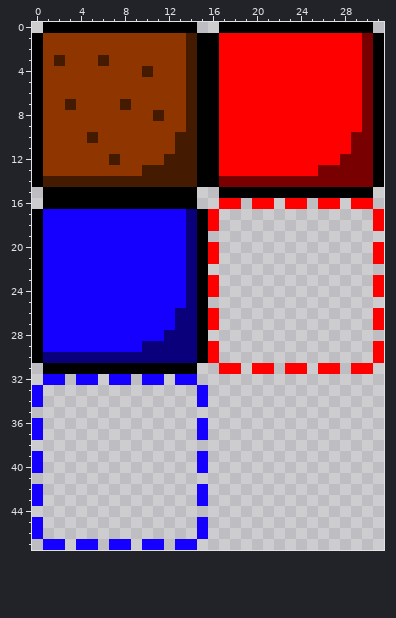
Pixel-art sprite -- Assets/Tileset.png. The first picture shows the starting point.
The file is 32x48 pixels.
After the commit:
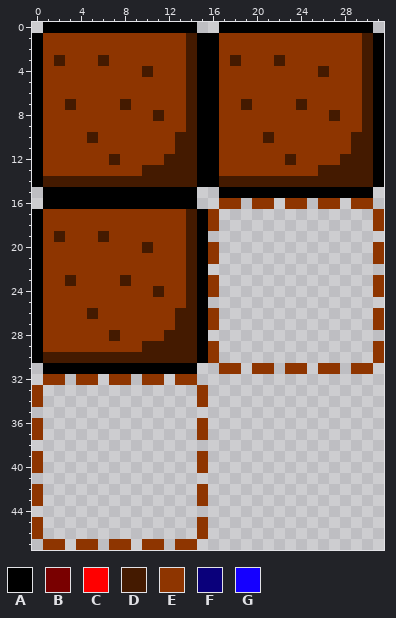
Palette (. is transparent): A #000000  B #790000  C #ff0000  D #441a00  E #8e3500  F #0a007b  G #1500ff
From the commit log: tristan said to make the ground one color so okay
Change:
The edit turns colour B into colour D in rows 1 to 9 at x 30; in rows 10 to 11 at x 29 to 30; in row 12 at x 28 to 30; in row 13 at x 26 to 30; in row 14 at x 17 to 30.
The edit turns colour C into colour D in row 3 at x 18 and 22; in row 4 at x 26; in row 7 at x 19 and 24; in row 8 at x 27; in row 10 at x 21; in row 12 at x 23.
The edit turns colour F into colour D in rows 17 to 25 at x 14; in rows 26 to 27 at x 13 to 14; in row 28 at x 12 to 14; in row 29 at x 10 to 14; in row 30 at x 1 to 14.
The edit turns colour G into colour D in row 19 at x 2 and 6; in row 20 at x 10; in row 23 at x 3 and 8; in row 24 at x 11; in row 26 at x 5; in row 28 at x 7.
The edit turns colour C into colour E in rows 1 to 2 at x 17 to 29; in row 3 at x 17, 19 to 21 and 23 to 29; in row 4 at x 17 to 25 and 27 to 29; in rows 5 to 6 at x 17 to 29; in row 7 at x 17 to 18, 20 to 23 and 25 to 29; in row 8 at x 17 to 26 and 28 to 29.
The edit turns colour C into colour E in row 9 at x 17 to 29; in row 10 at x 17 to 20 and 22 to 28; in row 11 at x 17 to 28; in row 12 at x 17 to 22 and 24 to 27; in row 13 at x 17 to 25; in row 16 at x 17 to 18, 20 to 21, 23 to 24, 26 to 27 and 29 to 30.
The edit turns colour C into colour E in rows 17 to 18 at x 16 and 31; in rows 20 to 21 at x 16 and 31; in rows 23 to 24 at x 16 and 31; in rows 26 to 27 at x 16 and 31; in rows 29 to 30 at x 16 and 31; in row 31 at x 17 to 18, 20 to 21, 23 to 24, 26 to 27 and 29 to 30.
The edit turns colour G into colour E in rows 17 to 18 at x 1 to 13; in row 19 at x 1, 3 to 5 and 7 to 13; in row 20 at x 1 to 9 and 11 to 13; in rows 21 to 22 at x 1 to 13; in row 23 at x 1 to 2, 4 to 7 and 9 to 13; in row 24 at x 1 to 10 and 12 to 13.
The edit turns colour G into colour E in row 25 at x 1 to 13; in row 26 at x 1 to 4 and 6 to 12; in row 27 at x 1 to 12; in row 28 at x 1 to 6 and 8 to 11; in row 29 at x 1 to 9; in row 32 at x 1 to 2, 4 to 5, 7 to 8, 10 to 11 and 13 to 14.
The edit turns colour G into colour E in rows 33 to 34 at x 0 and 15; in rows 36 to 37 at x 0 and 15; in rows 39 to 40 at x 0 and 15; in rows 42 to 43 at x 0 and 15; in rows 45 to 46 at x 0 and 15; in row 47 at x 1 to 2, 4 to 5, 7 to 8, 10 to 11 and 13 to 14.
